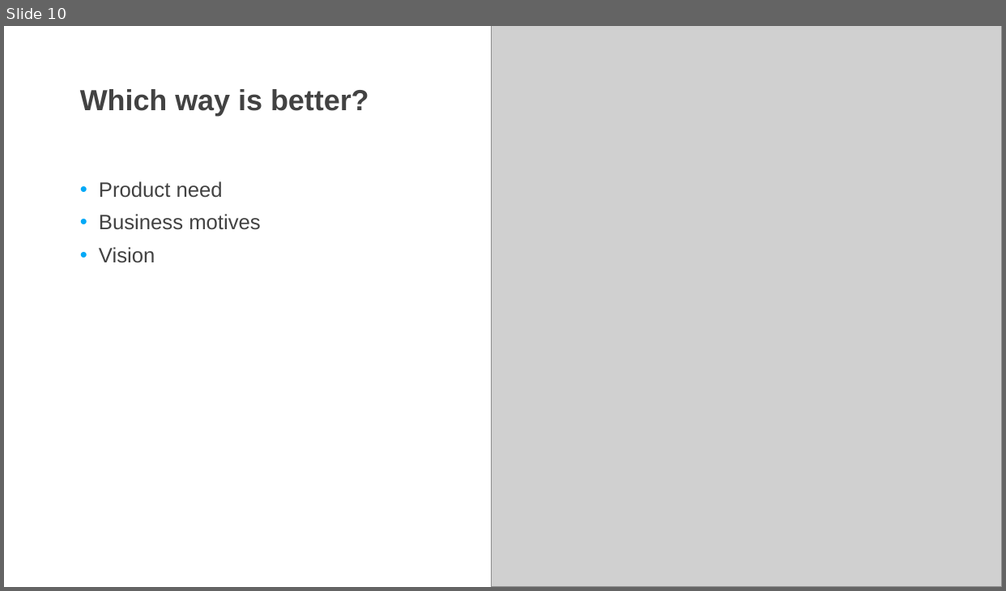
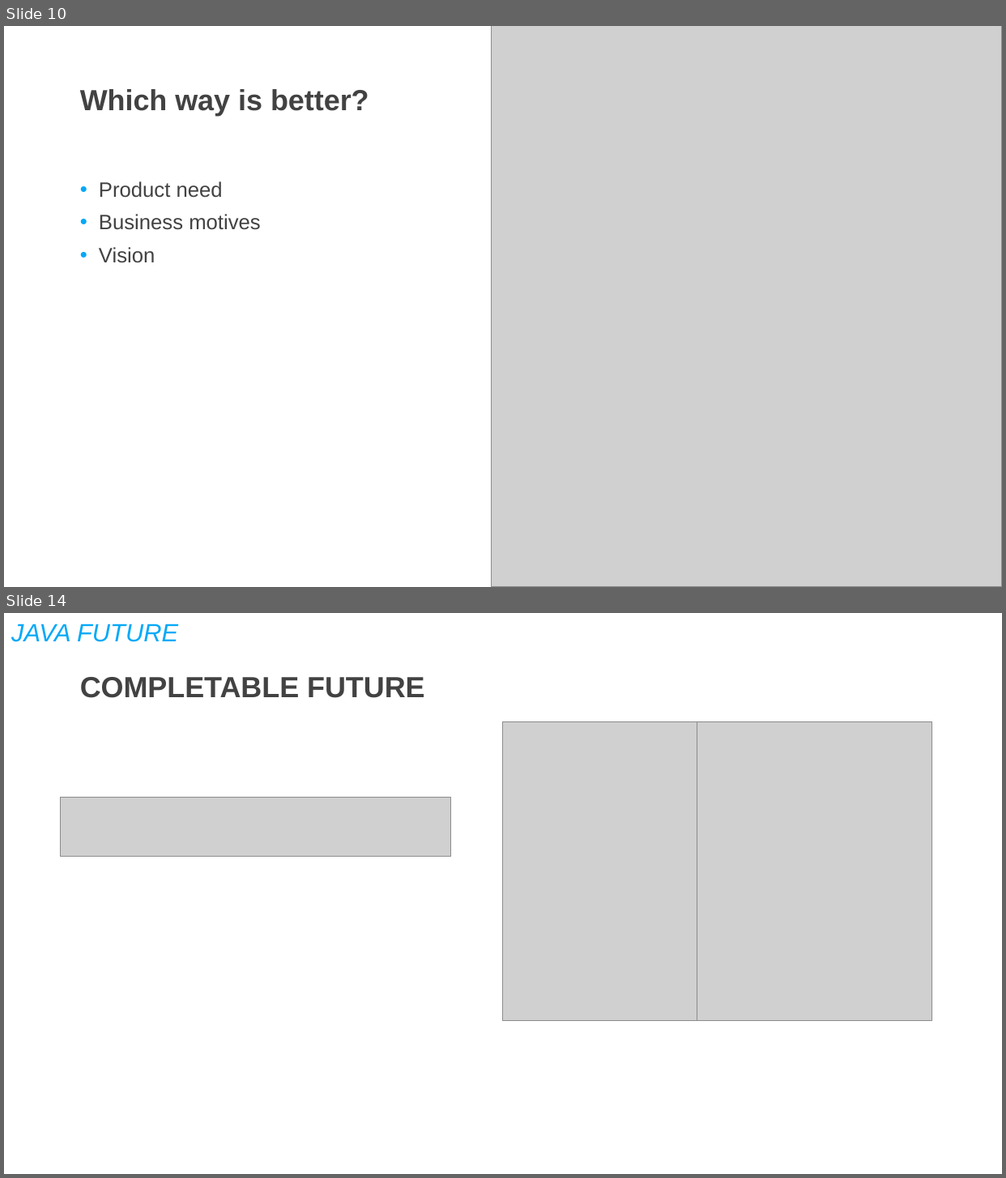
Before and after one commit to DevDay2019-AxonActive/DevDay2019---Advanced-Java, a slide deck: presentations/java_multiapi_gql.pptx. Shown one above the other, each under a label of ours: slide 10 before the commit, slides 10 and 14 after it; the slides between them are not shown. The pictures are 1006x591 and 1006x1178 pixels, drawn with LibreOffice and Linux fonts; fonts in the diff are those of the drawing; grey boxes stand for pictures; background and template pictures are left out. Boxes give left, top, right and bottom in pixels: in the first picture for what was removed or moved away, otherwise in the second. Text is boxed around its words. In the diff, an @@ line names an element or a change of style, - is before the commit and + after.

Commit message:
add slide for java future

```diff
--- a/presentations/java_multiapi_gql.pptx
+++ b/presentations/java_multiapi_gql.pptx
@@ slide 14 added at [4,613,1002,1174], background picture (left out) @@
@@ text added at [11,624,178,642], 24 pt, text #02A9F7, italic @@
+JAVA FUTURE
@@ text added at [80,677,425,698], 28 pt, text #424242, bold @@
+COMPLETABLE FUTURE
@@ picture added at [503,722,701,1021] @@
@@ picture added at [697,722,932,1021] @@
@@ picture added at [60,797,451,856] @@
```
Also in this commit, not shown: 3 other slides added.
